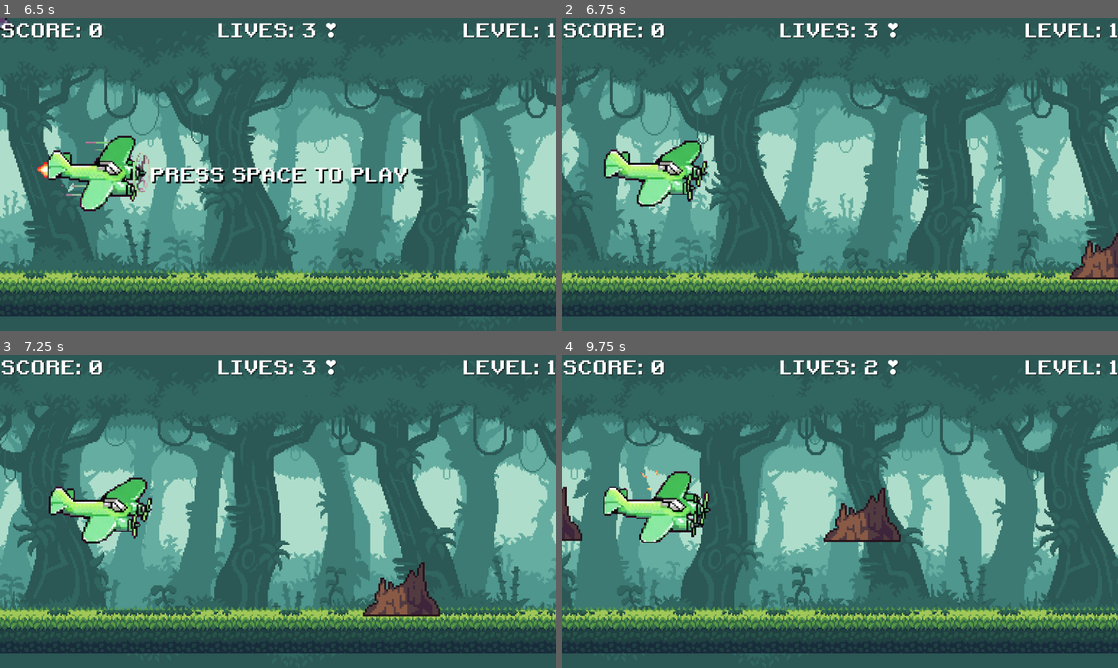
Above: before the commit, frames 1-4 (two rows, left to right).
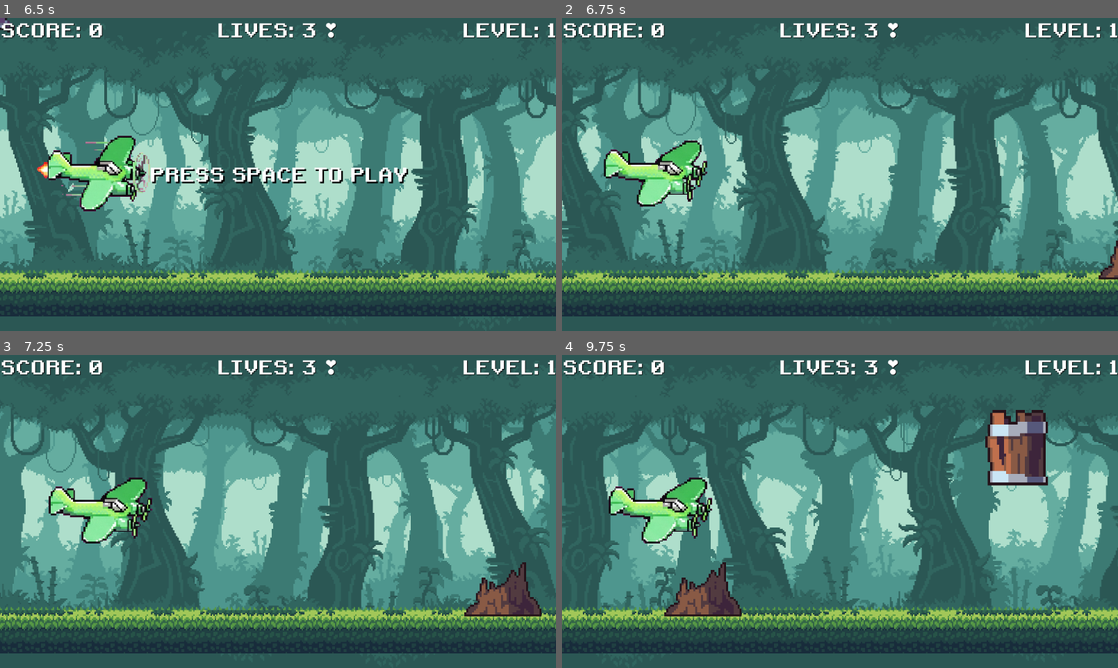
Above: after the commit, the same moments.

Repository: Humberto-Fonseca/Juego-avione-simulacion
Game: Godot game, scene res://dino-run-assets/assets/menu.tscn
Same seed, same stepped clock (60 frames per second), same inputs: the game is played once before the commit and once after it.
Inputs (mouse positions are in pixels of both pictures, inside the frame that each line leads up to):
- Up to frame 1 (6.5 s): click "VER RANKING" at 0.5 s; click "VOLVER AL MENÚ" at 1.25 s; click "JUGAR" at 2 s; click "VOLVER" at 2.75 s; click "JUGAR" at 3.5 s; click "1 JUGADOR" at 4.25 s; click (278, 177) at 5.02 s; type "12" at 5.1 s; click "EMPEZAR" at 5.75 s
- Up to frame 2 (6.75 s): tap Space at 6.5 s; hold Right (ui_right) from 6.53 s (still down); tap O at 6.6 s
- Up to frame 3 (7.25 s): keep holding Right (ui_right); tap Enter (ui_accept) at 6.77 s
- Up to frame 4 (9.75 s): tap L at 7.35, 8.85 s; tap Enter (ui_accept) at 7.52, 9.02 s; release Right (ui_right) at 8.03 s; hold Left (ui_left) 8.03-8.78 s; tap O at 8.1, 9.6 s; hold Right (ui_right) from 8.78 s (still down)

Frame 1 is identical in both runs. In frame 2, 40% of the frame differs, in the area x 0-100%, y 16-88%; in frame 3, 49%; in frame 4, 48%.

Commit message:
Musica en loop - ajustes en main.gd, menu.tscn y musica_global.gd

Diff:
--- a/dino-run-assets/assets/main.gd
+++ b/dino-run-assets/assets/main.gd
@@ -40,7 +40,7 @@
 const SCORE_MODIFIER : int = 10
 var score: float
 var speed : float
-const START_SPEED : float = 10.0
+const START_SPEED : float = 5.0
 const MAX_SPEED : float = 70.0
 const SPEED_MODIFIER: int = 3000
 var screen_size : Vector2i
@@ -296,7 +296,7 @@
 
 			var obs_height = obs.get_node("Sprite2D").texture.get_height()
 			var obs_scale = obs.get_node("Sprite2D").scale * obs.scale
-	#------------------------distribucion uniforme para la posic  ion en el eje y ----------------------------------
+	#------------------------distribucion uniforme para la posicion en el eje y ----------------------------------
 			# Si es cooperativo, calculamos usando la mitad de la altura de la pantalla
 			var active_height = (screen_size.y / 2.0) if is_coop else screen_size.y
 			var limite_inferior_y = (obs_height * obs_scale.y / 2 ) + 5
--- a/dino-run-assets/assets/menu.tscn
+++ b/dino-run-assets/assets/menu.tscn
@@ -1,10 +1,10 @@
 [gd_scene format=3 uid="uid://c8menu1234567"]
 
-[ext_resource type="Script" path="res://dino-run-assets/assets/menu.gd" id="1_script"]
+[ext_resource type="Script" uid="uid://ha6yrra5sgj0" path="res://dino-run-assets/assets/menu.gd" id="1_script"]
 [ext_resource type="FontFile" uid="uid://dtyk1qxiu6ny8" path="res://dino-run-assets/assets/fonts/retro.ttf" id="2_font"]
 [ext_resource type="PackedScene" uid="uid://djyb4gg4m7fki" path="res://dino-run-assets/assets/bg.tscn" id="3_bg"]
 
-[node name="Menu" type="Control"]
+[node name="Menu" type="Control" unique_id=101378090]
 layout_mode = 3
 anchors_preset = 15
 anchor_right = 1.0
@@ -13,9 +13,9 @@
 grow_vertical = 2
 script = ExtResource("1_script")
 
-[node name="Bg" parent="." instance=ExtResource("3_bg")]
+[node name="Bg" parent="." unique_id=936715981 instance=ExtResource("3_bg")]
 
-[node name="CenterContainer" type="CenterContainer" parent="."]
+[node name="CenterContainer" type="CenterContainer" parent="." unique_id=1868279729]
 layout_mode = 1
 anchors_preset = 15
 anchor_right = 1.0
@@ -23,11 +23,11 @@
 grow_horizontal = 2
 grow_vertical = 2
 
-[node name="VBoxContainer" type="VBoxContainer" parent="CenterContainer"]
+[node name="VBoxContainer" type="VBoxContainer" parent="CenterContainer" unique_id=12708360]
 layout_mode = 2
 theme_override_constants/separation = 30
 
-[node name="TitleLabel" type="Label" parent="CenterContainer/VBoxContainer"]
+[node name="TitleLabel" type="Label" parent="CenterContainer/VBoxContainer" unique_id=623403811]
 layout_mode = 2
 theme_override_colors/font_color = Color(1, 0.8, 0, 1)
 theme_override_colors/font_shadow_color = Color(0, 0, 0, 1)
@@ -38,19 +38,19 @@
 text = "SIMULACION GAME"
 horizontal_alignment = 1
 
-[node name="PlayButton" type="Button" parent="CenterContainer/VBoxContainer"]
+[node name="PlayButton" type="Button" parent="CenterContainer/VBoxContainer" unique_id=954495193]
 layout_mode = 2
 theme_override_fonts/font = ExtResource("2_font")
 theme_override_font_sizes/font_size = 48
 text = "JUGAR"
 
-[node name="RankingButton" type="Button" parent="CenterContainer/VBoxContainer"]
+[node name="RankingButton" type="Button" parent="CenterContainer/VBoxContainer" unique_id=1129035888]
 layout_mode = 2
 theme_override_fonts/font = ExtResource("2_font")
 theme_override_font_sizes/font_size = 48
 text = "VER RANKING"
 
-[node name="QuitButton" type="Button" parent="CenterContainer/VBoxContainer"]
+[node name="QuitButton" type="Button" parent="CenterContainer/VBoxContainer" unique_id=1020938686]
 layout_mode = 2
 theme_override_fonts/font = ExtResource("2_font")
 theme_override_font_sizes/font_size = 48
--- a/dino-run-assets/assets/musica_global.gd
+++ b/dino-run-assets/assets/musica_global.gd
@@ -8,8 +8,10 @@
 	add_child(audio_player)
 
 	# Configuración inicial de la música
-	audio_player.stream = load("res://dino-run-assets/assets/sound/musiquita_fondo.mp3") # <--- Pon la ruta real de tu canción
-	audio_player.autoplay = true
+	var stream = load("res://dino-run-assets/assets/sound/musiquita_fondo.mp3") # <--- Pon la ruta real de tu canción
+	if stream:
+		stream.loop = true
+	audio_player.stream = stream
 	audio_player.process_mode = Node.PROCESS_MODE_ALWAYS # Para que no se pause en el Game Over
 
 	# Empezamos con un volumen bajo (en decibelios) para el menú o estado de espera
